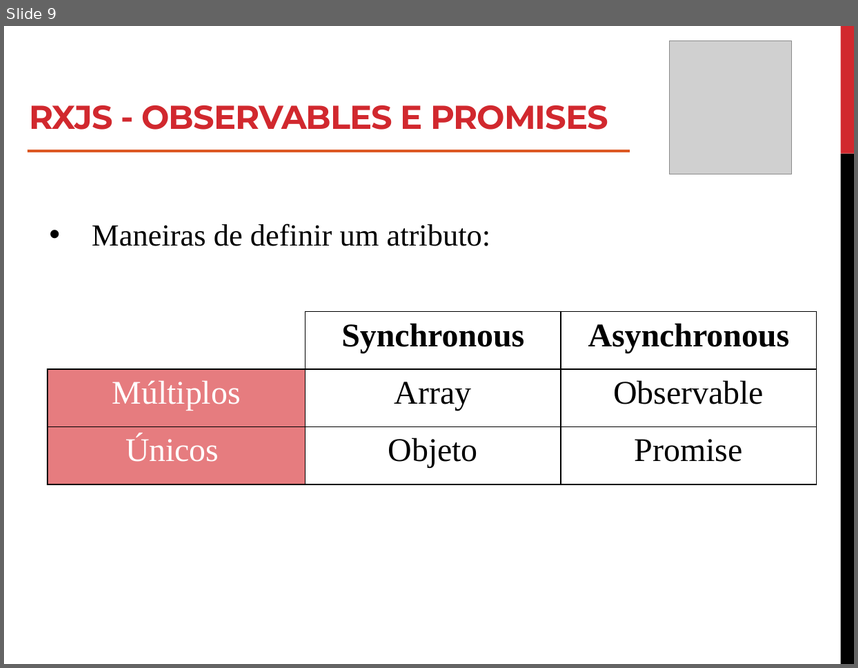
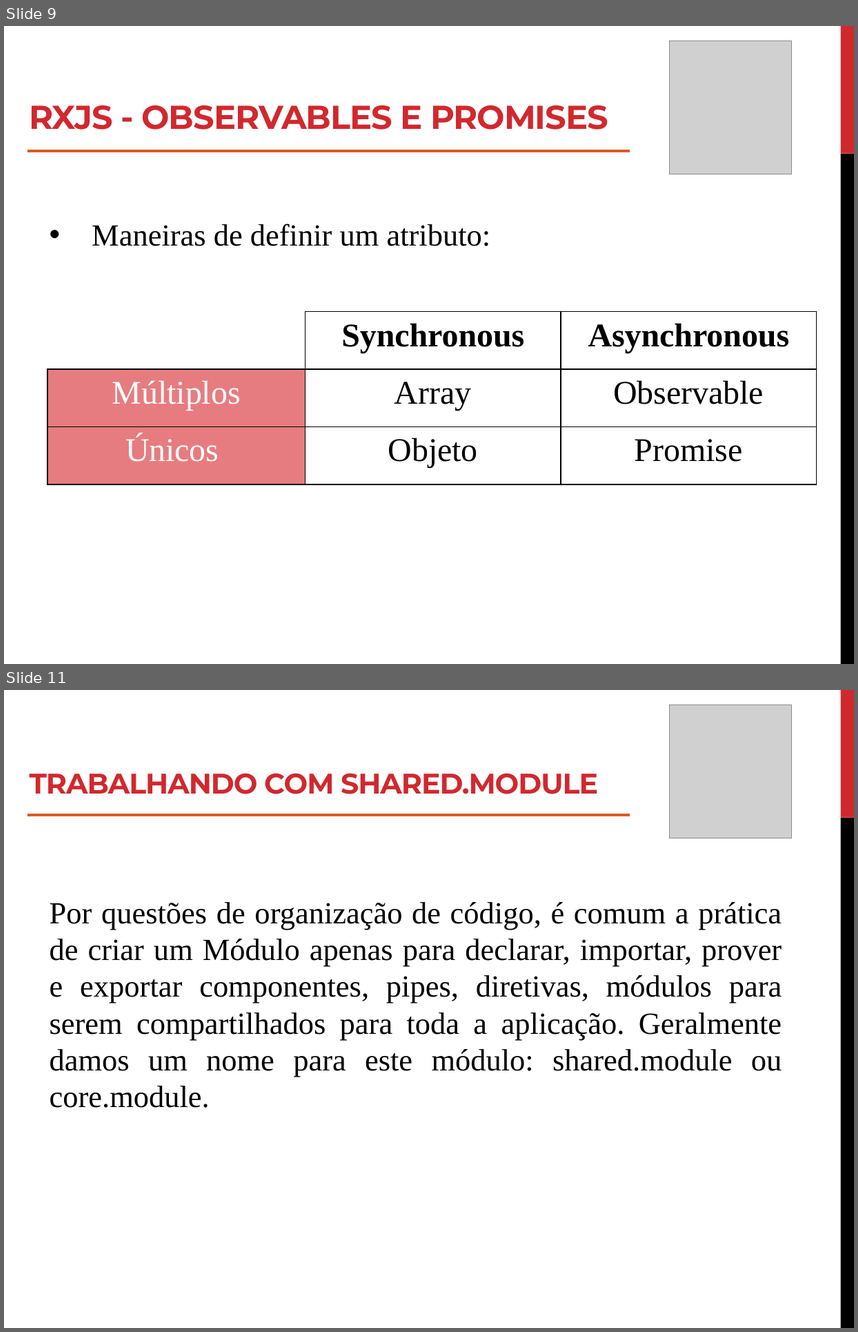
Before and after one commit to roney-amorim/angular-project, a slide deck: Apresentação/Módulo 2/Modulo 2.pptx. Shown one above the other, each under a label of ours: slide 9 before the commit, slides 9 and 11 after it; the slides between them are not shown. The pictures are 858x668 and 858x1332 pixels, drawn with LibreOffice and Linux fonts; fonts in the diff are those of the drawing; grey boxes stand for pictures. Boxes give left, top, right and bottom in pixels: in the first picture for what was removed or moved away, otherwise in the second. Text is boxed around its words. In the diff, an @@ line names an element or a change of style, - is before the commit and + after.

Commit message:
módulo 2 e 3 ppt

```diff
--- a/Apresentação/Módulo 2/Modulo 2.pptx
+++ b/Apresentação/Módulo 2/Modulo 2.pptx
@@ slide 11 added at bbox=[4, 690, 854, 1328], background #FFFFFF; not listed: 2 template elements that a slide beside it also shows @@
@@ picture added at bbox=[670, 705, 792, 839] @@
@@ title added at bbox=[30, 773, 598, 794], 24 pt, text #D1282E, bold @@
+TRABALHANDO COM SHARED.MODULE
@@ line added from (27, 815) to (630, 815), #DC5924 2.25 pt @@
@@ text added at bbox=[50, 902, 782, 1107], 26 pt, text #000000 @@
+Por questões de organização de código, é comum a prática de criar um Módulo apenas para declarar, importar, prover e exportar componentes, pipes, diretivas, módulos para serem compartilhados para toda a aplicação. Geralmente damos um nome para este módulo: shared.module ou core.module.
```
Also in this commit, not shown: 3 slides changed, 31 other slides added, 17 other files.
